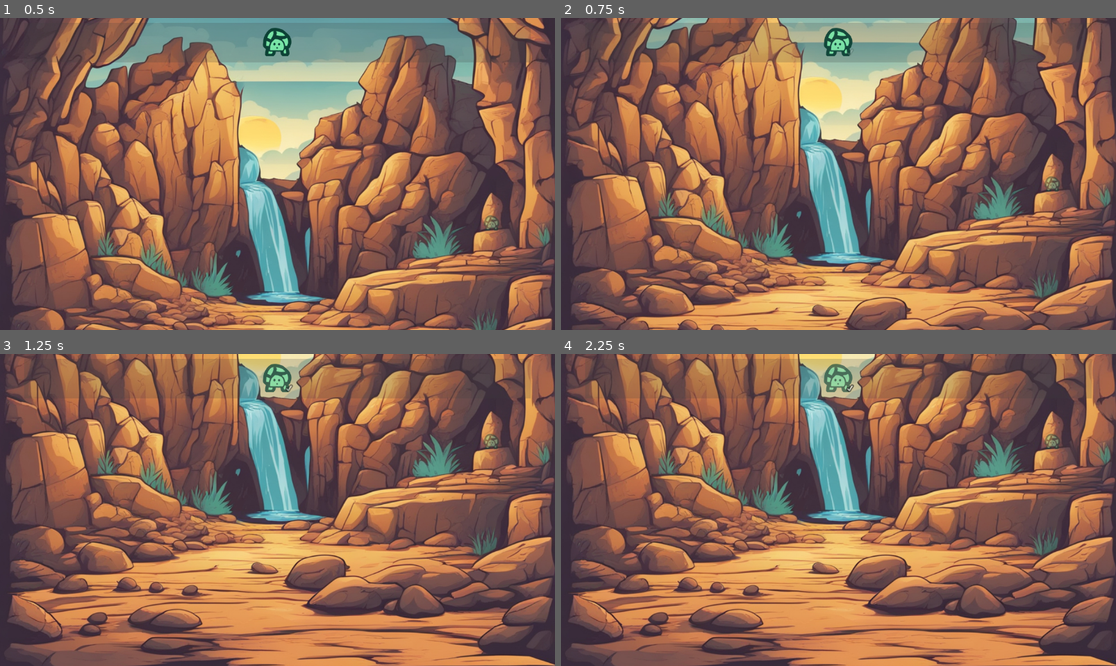
Above: before the commit, frames 1-4 (two rows, left to right).
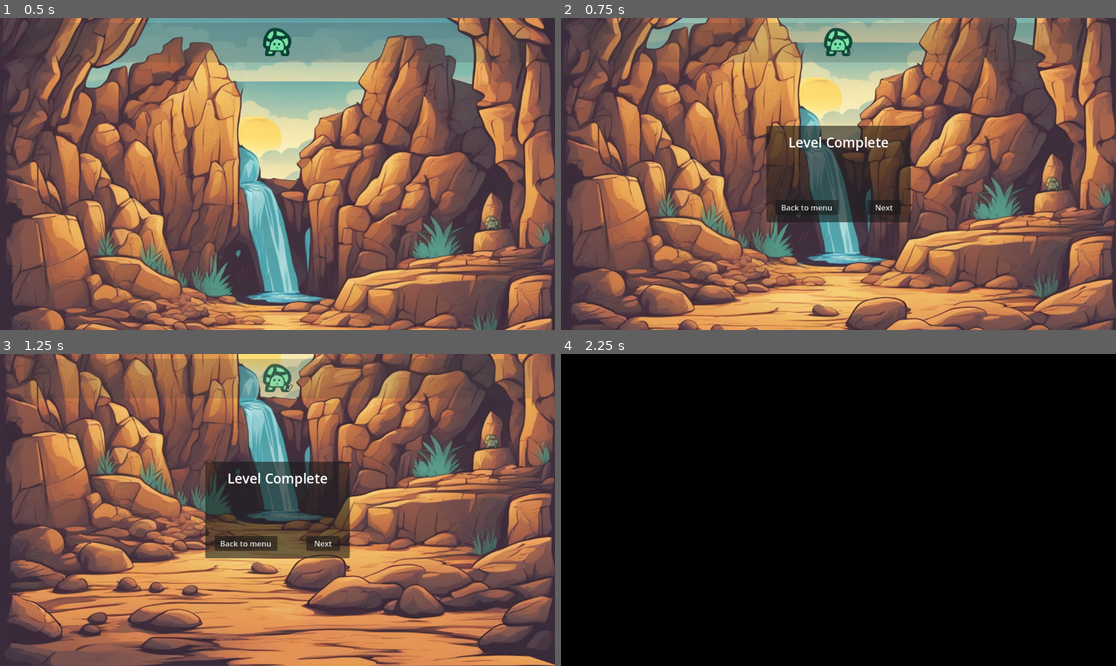
Above: after the commit, the same moments.

Repository: 8uurg/WheresNeuro
Game: Godot game, scene res://Levels/LevelCave.tscn
The game is run twice, just before and just after one commit, with the same random seed, the same clock (stepped at 60 frames per second) and the same inputs. Before the commit the project has no main scene; this scene is started directly in both runs.
Inputs (mouse positions are in pixels of both pictures, inside the frame that each line leads up to):
- Up to frame 1 (0.5 s): no input
- Up to frame 2 (0.75 s): tap Enter at 0.5 s; drag from (1054, 223) to (894, 105) at 0.52 s
- Up to frame 3 (1.25 s): no input
- Up to frame 4 (2.25 s): click (882, 544) at 1.25 s, where only the run after the commit has a clickable "Next"; click (882, 544) at 2 s, where only the run after the commit has a clickable "Next"

Frame 1 is identical in both runs. In frame 2, 7.6% of the frame differs, in the area x 36-64%, y 34-66%; in frame 3, 7.0%; in frame 4, 100%, in the area x 0-100%, y 0-100%.

Commit message:
Finish up navigation & add logo

Diff:
--- a/Levels/LevelCave.tscn
+++ b/Levels/LevelCave.tscn
@@ -8,9 +8,7 @@
 [node name="LevelCave" type="Node2D"]
 
 [node name="Level" parent="." instance=ExtResource("1_6l3y8")]
-
-[node name="LevelComplete" parent="Level/HUD" index="1"]
-anchors_preset = 8
+next_level = "res://Levels/LevelMoon.tscn"
 
 [node name="Background" type="Sprite2D" parent="Level/Elements" index="0"]
 texture = ExtResource("2_edooc")
@@ -20,7 +18,7 @@
 hud_icon = ExtResource("4_r2yto")
 
 [node name="BoundingShape" parent="Level/Elements/Tutel" index="0"]
-position = Vector2(527.75, 90)
+position = Vector2(528, 90)
 
 [node name="Image" parent="Level/Elements/Tutel" index="1"]
 modulate = Color(1, 1, 1, 0.392157)
--- a/Levels/LevelMoon.tscn
+++ b/Levels/LevelMoon.tscn
@@ -8,6 +8,9 @@
 [node name="LevelMoon" type="Node2D"]
 
 [node name="Level" parent="." instance=ExtResource("1_wynyh")]
+
+[node name="LevelComplete" parent="Level/HUD" index="1"]
+anchors_preset = 8
 
 [node name="Background" type="Sprite2D" parent="Level/Elements" index="0"]
 texture = ExtResource("2_t2jn1")
--- a/MainComponents/BaseLevel.tscn
+++ b/MainComponents/BaseLevel.tscn
@@ -6,6 +6,7 @@
 [sub_resource type="GDScript" id="GDScript_yk8qe"]
 script/source = "extends Node2D
 
+@export_file var next_level
 
 func _ready():
 	# When dealing with a level - set the bounds of the camera as to cover the full extent of the elements.
@@ -46,10 +47,33 @@
 		camera.set_bounds(content_rect.position.y, content_rect.end.x, content_rect.end.y, content_rect.position.x)
 		camera.update_min_zoom()
 
+	InteractableRegistry.all_found.connect(on_level_complete)
+
+	# Make next-level button work
+	if next_level != null:
+		var next_button = $HUD/LevelComplete/NextButton
+		next_button.visible = true
+		next_button.pressed.connect(next_level_pressed)
+
+func next_level_pressed():
+	SceneSwitcher.switch_to_scene(next_level)
+
+func _exit_tree():
+	InteractableRegistry.all_found.disconnect(on_level_complete)
+
+func on_level_complete():
+	$HUD/LevelComplete.visible = true
 "
 
 [sub_resource type="StyleBoxFlat" id="StyleBoxFlat_bftcb"]
 bg_color = Color(0.239216, 0.239216, 0.239216, 0.207843)
+
+[sub_resource type="GDScript" id="GDScript_kqsh0"]
+script/source = "extends Button
+
+func _pressed():
+	SceneSwitcher.switch_to_scene(\"res://Menus/LevelSelect.tscn\")
+"
 
 [node name="Level" type="Node2D"]
 script = SubResource("GDScript_yk8qe")
@@ -97,7 +121,7 @@
 
 [node name="LevelComplete" type="Panel" parent="HUD"]
 visible = false
-anchors_preset = -1
+anchors_preset = 8
 anchor_left = 0.5
 anchor_top = 0.5
 anchor_right = 0.5
@@ -134,8 +158,10 @@
 grow_horizontal = 0
 grow_vertical = 0
 text = "Back to menu"
+script = SubResource("GDScript_kqsh0")
 
 [node name="NextButton" type="Button" parent="HUD/LevelComplete"]
+visible = false
 layout_mode = 1
 anchors_preset = -1
 anchor_left = 1.0
--- /dev/null
+++ b/MainComponents/LevelSelector.tres
@@ -0,0 +1,17 @@
+[gd_resource type="StyleBoxFlat" format=3 uid="uid://bxfm17mv6y0n4"]
+
+[resource]
+content_margin_left = 15.0
+content_margin_top = 10.0
+content_margin_right = 15.0
+content_margin_bottom = 10.0
+bg_color = Color(0, 0, 0, 0.560784)
+border_width_left = 1
+border_width_top = 1
+border_width_right = 1
+border_width_bottom = 1
+border_color = Color(0, 0, 0, 0.627451)
+corner_radius_top_left = 8
+corner_radius_top_right = 8
+corner_radius_bottom_right = 8
+corner_radius_bottom_left = 8
--- /dev/null
+++ b/MainComponents/level_selector.gd
@@ -0,0 +1,6 @@
+extends Button
+
+@export_file var target_scene
+
+func _pressed():
+	SceneSwitcher.switch_to_scene(target_scene)
--- /dev/null
+++ b/MainComponents/level_selector.tscn
@@ -0,0 +1,12 @@
+[gd_scene load_steps=3 format=3 uid="uid://c43v0v1whsrt8"]
+
+[ext_resource type="Script" path="res://MainComponents/level_selector.gd" id="1_dwpeh"]
+[ext_resource type="StyleBox" uid="uid://bxfm17mv6y0n4" path="res://MainComponents/LevelSelector.tres" id="1_kgcj6"]
+
+[node name="LevelSelector" type="Button"]
+offset_right = 24.0
+offset_bottom = 47.0
+theme_override_font_sizes/font_size = 28
+theme_override_styles/normal = ExtResource("1_kgcj6")
+text = "0"
+script = ExtResource("1_dwpeh")
--- /dev/null
+++ b/MainComponents/scene_switcher.gd
@@ -0,0 +1,70 @@
+extends CanvasLayer
+# class_name SceneSwitcher
+
+var progress = 0.0
+var fading = false
+var loading = false
+var loading_scene = null
+var on_scene_unload = null
+
+var switching = false
+
+func _process(_delta):
+	if loading_scene != null:
+		# Get loading status
+		var progress_arr = [0.0]
+		var status = ResourceLoader.load_threaded_get_status(loading_scene, progress_arr)
+		progress = progress_arr[0]
+		# Note - here maybe update progress bar
+		pass
+		# If load completed - update the progress bar & update state
+		if status == ResourceLoader.THREAD_LOAD_LOADED:
+			on_load_complete()
+	else:
+		progress = 0.0
+
+func get_current_scene_url():
+	return get_tree().current_scene.scene_file_path
+
+func switch_to_scene(scene, _transition=""):
+	# Ignore switches to null.
+	if not scene: return
+	# If already switching scenes
+	if switching: return
+
+	fading = true
+	loading = true
+	switching = true
+	# Start loading scene
+	loading_scene = scene
+	ResourceLoader.load_threaded_request(scene)
+	# Start loading animation
+	$AnimationPlayer.play("fade_in")
+	print("starting fade")
+
+func fade_in_completed():
+	# Fade in completed:
+	# if resourceloader is done loading, switch.
+	# otherwise, wait (until resourceloader completes)
+	fading = false
+	print("completed fade")
+	if not loading:
+		switch_and_fade_out()
+
+func on_load_complete():
+	loading = false
+	if not fading:
+		switch_and_fade_out()
+
+func switch_and_fade_out():
+	# Get scene & switch
+	var scene_loaded = ResourceLoader.load_threaded_get(loading_scene)
+	get_tree().change_scene_to_packed(scene_loaded)
+	# Unpause scene
+	get_tree().paused = false
+	# Done!
+	switching = false
+
+	# Fade out
+	$AnimationPlayer.play("fade_out")
+	print("fading out")
--- /dev/null
+++ b/MainComponents/scene_switcher.tscn
@@ -0,0 +1,89 @@
+[gd_scene load_steps=6 format=3 uid="uid://bj50s8icmk8bn"]
+
+[ext_resource type="Script" path="res://MainComponents/scene_switcher.gd" id="1_gwjhw"]
+
+[sub_resource type="Animation" id="Animation_ytqvm"]
+length = 0.001
+tracks/0/type = "value"
+tracks/0/imported = false
+tracks/0/enabled = true
+tracks/0/path = NodePath("Cover:modulate")
+tracks/0/interp = 1
+tracks/0/loop_wrap = true
+tracks/0/keys = {
+"times": PackedFloat32Array(0),
+"transitions": PackedFloat32Array(1),
+"update": 0,
+"values": [Color(1, 1, 1, 0)]
+}
+
+[sub_resource type="Animation" id="Animation_cx01n"]
+resource_name = "fade_in"
+tracks/0/type = "value"
+tracks/0/imported = false
+tracks/0/enabled = true
+tracks/0/path = NodePath("Cover:modulate")
+tracks/0/interp = 1
+tracks/0/loop_wrap = true
+tracks/0/keys = {
+"times": PackedFloat32Array(0, 0.9),
+"transitions": PackedFloat32Array(1, 1),
+"update": 0,
+"values": [Color(0, 0, 0, 0), Color(0, 0, 0, 1)]
+}
+tracks/1/type = "method"
+tracks/1/imported = false
+tracks/1/enabled = true
+tracks/1/path = NodePath(".")
+tracks/1/interp = 1
+tracks/1/loop_wrap = true
+tracks/1/keys = {
+"times": PackedFloat32Array(1),
+"transitions": PackedFloat32Array(1),
+"values": [{
+"args": [],
+"method": &"fade_in_completed"
+}]
+}
+
+[sub_resource type="Animation" id="Animation_f54qf"]
+resource_name = "fade_out"
+tracks/0/type = "value"
+tracks/0/imported = false
+tracks/0/enabled = true
+tracks/0/path = NodePath("Cover:modulate")
+tracks/0/interp = 1
+tracks/0/loop_wrap = true
+tracks/0/keys = {
+"times": PackedFloat32Array(0, 1),
+"transitions": PackedFloat32Array(1, 1),
+"update": 0,
+"values": [Color(0, 0, 0, 1), Color(0, 0, 0, 0)]
+}
+
+[sub_resource type="AnimationLibrary" id="AnimationLibrary_ctor3"]
+_data = {
+"RESET": SubResource("Animation_ytqvm"),
+"fade_in": SubResource("Animation_cx01n"),
+"fade_out": SubResource("Animation_f54qf")
+}
+
+[node name="SceneSwitcher" type="CanvasLayer"]
+process_mode = 3
+layer = 5
+script = ExtResource("1_gwjhw")
+
+[node name="Cover" type="ColorRect" parent="."]
+modulate = Color(1, 1, 1, 0)
+self_modulate = Color(0, 0, 0, 1)
+anchors_preset = 15
+anchor_right = 1.0
+anchor_bottom = 1.0
+grow_horizontal = 2
+grow_vertical = 2
+mouse_filter = 2
+
+[node name="AnimationPlayer" type="AnimationPlayer" parent="."]
+libraries = {
+"": SubResource("AnimationLibrary_ctor3")
+}
--- /dev/null
+++ b/Menus/LevelSelect.tscn
@@ -0,0 +1,85 @@
+[gd_scene load_steps=4 format=3 uid="uid://c1bdsvfk6ireu"]
+
+[ext_resource type="Texture2D" uid="uid://pn585cfxfcew" path="res://backgroundEmpty.png" id="1_mdvcx"]
+[ext_resource type="PackedScene" uid="uid://c43v0v1whsrt8" path="res://MainComponents/level_selector.tscn" id="2_ymri4"]
+
+[sub_resource type="GDScript" id="GDScript_y5oig"]
+script/source = "extends Button
+
+func _pressed():
+	SceneSwitcher.switch_to_scene(\"res://Menus/MainMenu.tscn\")
+"
+
+[node name="LevelSelect" type="Control"]
+layout_mode = 3
+anchors_preset = 15
+anchor_right = 1.0
+anchor_bottom = 1.0
+grow_horizontal = 2
+grow_vertical = 2
+
+[node name="Background" type="NinePatchRect" parent="."]
+layout_mode = 1
+anchors_preset = 15
+anchor_right = 1.0
+anchor_bottom = 1.0
+grow_horizontal = 2
+grow_vertical = 2
+texture = ExtResource("1_mdvcx")
+region_rect = Rect2(0, 2.68272, 1024, 1013.92)
+patch_margin_top = 500
+axis_stretch_horizontal = 1
+
+[node name="LevelSelect" type="Label" parent="."]
+layout_mode = 1
+anchors_preset = -1
+anchor_right = 1.0
+offset_bottom = 100.0
+grow_horizontal = 2
+theme_override_colors/font_outline_color = Color(0, 0, 0, 0.509804)
+theme_override_constants/outline_size = 8
+theme_override_font_sizes/font_size = 32
+text = "Level Select"
+horizontal_alignment = 1
+vertical_alignment = 1
+
+[node name="ScrollContainer" type="ScrollContainer" parent="."]
+layout_mode = 1
+anchors_preset = -1
+anchor_right = 1.0
+anchor_bottom = 1.0
+offset_left = 30.0
+offset_top = 100.0
+offset_right = -30.0
+offset_bottom = -100.0
+grow_horizontal = 2
+grow_vertical = 2
+
+[node name="VBoxContainer" type="VBoxContainer" parent="ScrollContainer"]
+layout_mode = 2
+size_flags_horizontal = 3
+
+[node name="HFlowContainer" type="HFlowContainer" parent="ScrollContainer/VBoxContainer"]
+layout_mode = 2
+
+[node name="CaveLevelSelector" parent="ScrollContainer/VBoxContainer/HFlowContainer" instance=ExtResource("2_ymri4")]
+layout_mode = 2
+target_scene = "res://Levels/LevelCave.tscn"
+
+[node name="MoonLevelSelector2" parent="ScrollContainer/VBoxContainer/HFlowContainer" instance=ExtResource("2_ymri4")]
+layout_mode = 2
+text = "1"
+target_scene = "res://Levels/LevelMoon.tscn"
+
+[node name="MainMenuButton" type="Button" parent="."]
+layout_mode = 1
+anchors_preset = -1
+anchor_top = 1.0
+anchor_bottom = 1.0
+offset_left = 30.0
+offset_top = -60.0
+offset_right = 230.0
+offset_bottom = -30.0
+grow_vertical = 0
+text = "Back to Main Menu"
+script = SubResource("GDScript_y5oig")
--- /dev/null
+++ b/Menus/MainMenu.tscn
@@ -0,0 +1,79 @@
+[gd_scene load_steps=6 format=3 uid="uid://cgdljh6peb5t8"]
+
+[ext_resource type="Texture2D" uid="uid://pn585cfxfcew" path="res://backgroundEmpty.png" id="1_m8jch"]
+[ext_resource type="Texture2D" uid="uid://bh05iw7y8ugg8" path="res://Assets/Logo.png" id="2_gy44d"]
+
+[sub_resource type="AtlasTexture" id="AtlasTexture_cae3q"]
+atlas = ExtResource("2_gy44d")
+region = Rect2(0, 104, 700, 234)
+
+[sub_resource type="GDScript" id="GDScript_uhegy"]
+script/source = "extends Button
+
+func _pressed():
+	SceneSwitcher.switch_to_scene(\"res://Menus/LevelSelect.tscn\")
+"
+
+[sub_resource type="GDScript" id="GDScript_hsndm"]
+script/source = "extends Button
+
+func _pressed():
+	get_tree().quit()
+"
+
+[node name="MainMenu" type="Control"]
+layout_mode = 3
+anchors_preset = 15
+anchor_right = 1.0
+anchor_bottom = 1.0
+grow_horizontal = 2
+grow_vertical = 2
+
+[node name="Background" type="NinePatchRect" parent="."]
+layout_mode = 1
+anchors_preset = 15
+anchor_right = 1.0
+anchor_bottom = 1.0
+grow_horizontal = 2
+grow_vertical = 2
+texture = ExtResource("1_m8jch")
+region_rect = Rect2(0, 2.68272, 1024, 1013.92)
+patch_margin_top = 500
+axis_stretch_horizontal = 1
+
+[node name="TextureRect" type="TextureRect" parent="."]
+layout_mode = 1
+anchors_preset = 10
+anchor_right = 1.0
+offset_bottom = 234.0
+grow_horizontal = 2
+texture = SubResource("AtlasTexture_cae3q")
+stretch_mode = 5
+
+[node name="VBoxContainer" type="VBoxContainer" parent="."]
+layout_mode = 1
+anchors_preset = 8
+anchor_left = 0.5
+anchor_top = 0.5
+anchor_right = 0.5
+anchor_bottom = 0.5
+offset_left = -125.0
+offset_top = -150.0
+offset_right = 125.0
+offset_bottom = 150.0
+grow_horizontal = 2
+grow_vertical = 2
+
+[node name="Button" type="Button" parent="VBoxContainer"]
+layout_mode = 2
+text = "Level Select"
+script = SubResource("GDScript_uhegy")
+
+[node name="Label" type="Label" parent="VBoxContainer"]
+layout_mode = 2
+size_flags_vertical = 6
+
+[node name="Button2" type="Button" parent="VBoxContainer"]
+layout_mode = 2
+text = "Exit Game"
+script = SubResource("GDScript_hsndm")
--- a/project.godot
+++ b/project.godot
@@ -11,12 +11,15 @@
 [application]
 
 config/name="WheresNeuro"
+run/main_scene="res://Menus/MainMenu.tscn"
 config/features=PackedStringArray("4.2", "Forward Plus")
-config/icon="res://icon.svg"
+boot_splash/show_image=false
+config/icon="res://Assets/Icon.png"
 
 [autoload]
 
 InteractableRegistry="*res://MainComponents/InteractableRegistry.gd"
+SceneSwitcher="*res://MainComponents/scene_switcher.tscn"
 
 [dotnet]
 
Binary file added: Assets/Icon.png
Not shown, added: Assets/Icon.png.import
Binary file added: Assets/Logo.png
Not shown, added: Assets/Logo.png.import
Not shown: 1 places in MainComponents/BaseLevel.tscn that only renumber resources
